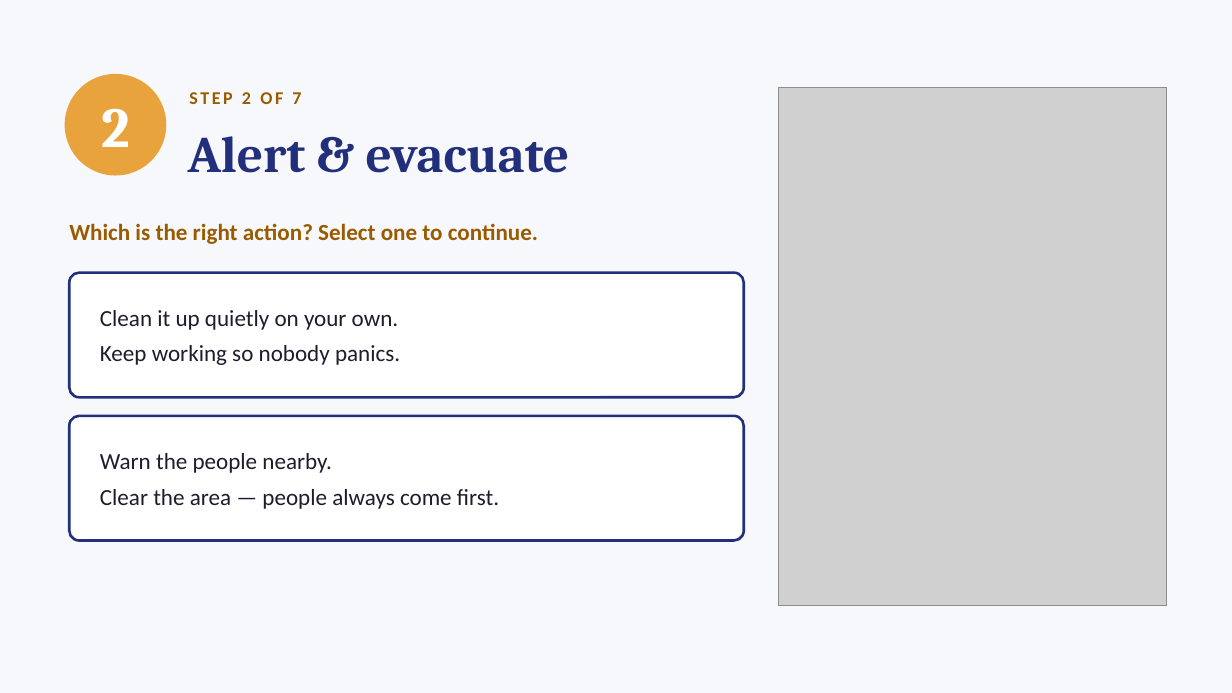
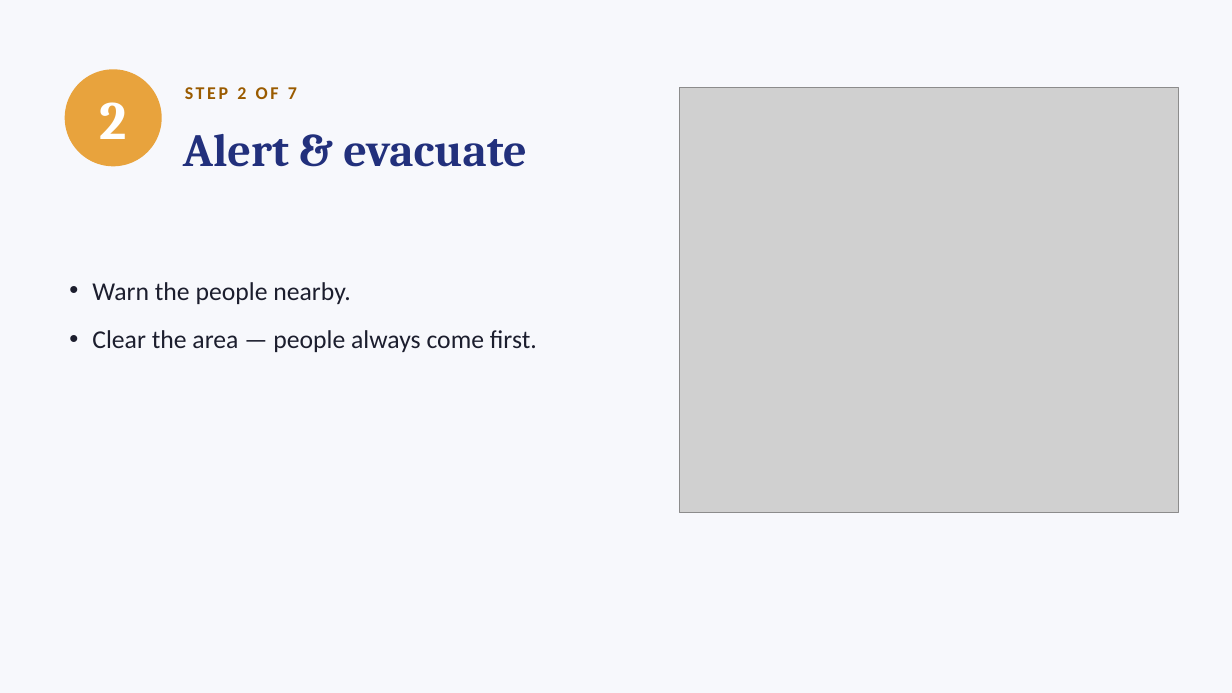
Before and after one commit to ProfeAnaEslavaEdTech/eLearningportfolio, a slide deck: slide 3 of assets/Spill-7-Steps-video.pptx. Drawn at 1232x693 pixels with LibreOffice and Linux fonts; fonts in the diff are those of the drawing; grey boxes stand for pictures. Boxes give left, top, right and bottom in pixels: in the first picture for what was removed or moved away, otherwise in the second. Text is boxed around its words. In the diff, an @@ line names an element or a change of style, - is before the commit and + after.

```diff
--- a/assets/Spill-7-Steps-video.pptx
+++ b/assets/Spill-7-Steps-video.pptx
@@ text "2" at (x1=100, y1=102, x2=127, y2=139): size 44 to 42 pt @@
@@ ellipse resized from (x1=65, y1=74, x2=166, y2=176) to (x1=65, y1=69, x2=162, y2=166) @@
@@ text "STEP 2 OF 7" moved from (x1=189, y1=92, x2=301, y2=104) to (x1=185, y1=87, x2=297, y2=99) @@
@@ picture resized from (x1=779, y1=88, x2=1167, y2=605) to (x1=679, y1=88, x2=1178, y2=513) @@
@@ text "Alert & evacuate" at (x1=183, y1=134, x2=526, y2=167): size 40 to 36 pt @@
@@ text "Warn the people nearby." moved from (x1=69, y1=416, x2=744, y2=541) to (x1=92, y1=282, x2=537, y2=352) @@
@@ text "Warn the people nearby." at (x1=92, y1=282, x2=537, y2=352): size 18 to 20 pt; bullet none to •; more space between paragraphs; fill #FFFFFF to none; outline #22307C 2 pt to none @@
@@ text removed at (x1=69, y1=223, x2=538, y2=244) @@
-Which is the right action? Select one to continue.
@@ rounded rectangle removed at (x1=69, y1=273, x2=744, y2=397) @@
-Clean it up quietly on your own.
-Keep working so nobody panics.
```
Also in this commit, not shown: 8 other slides changed.
